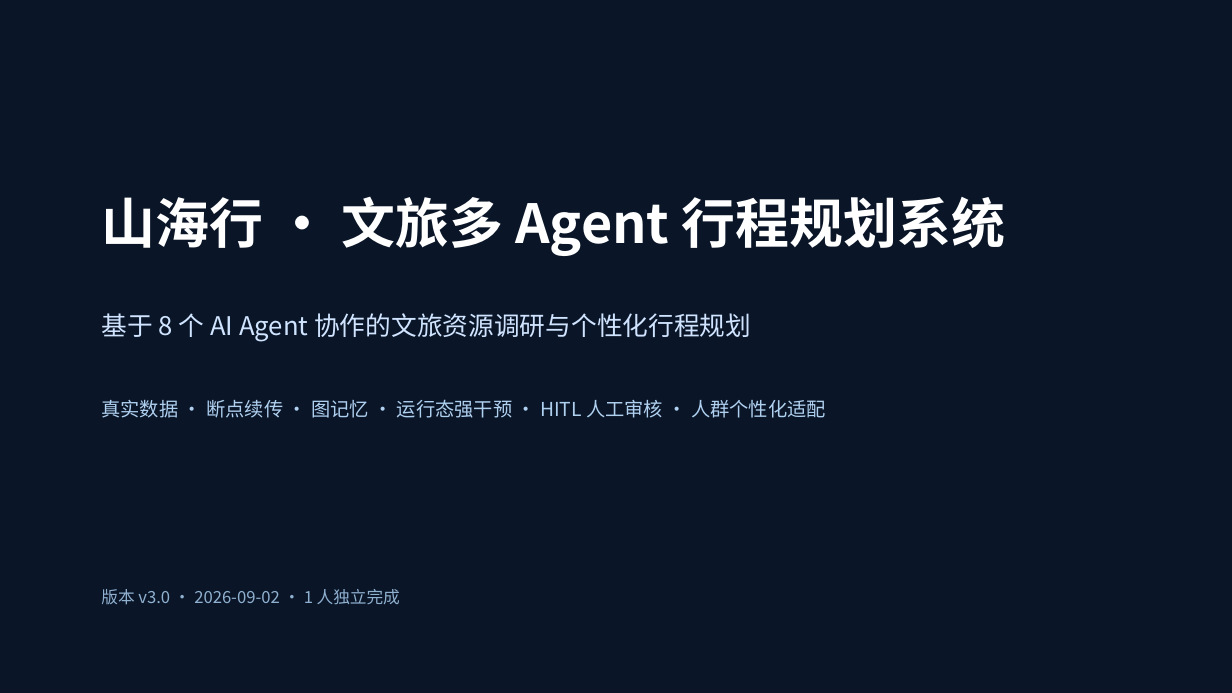
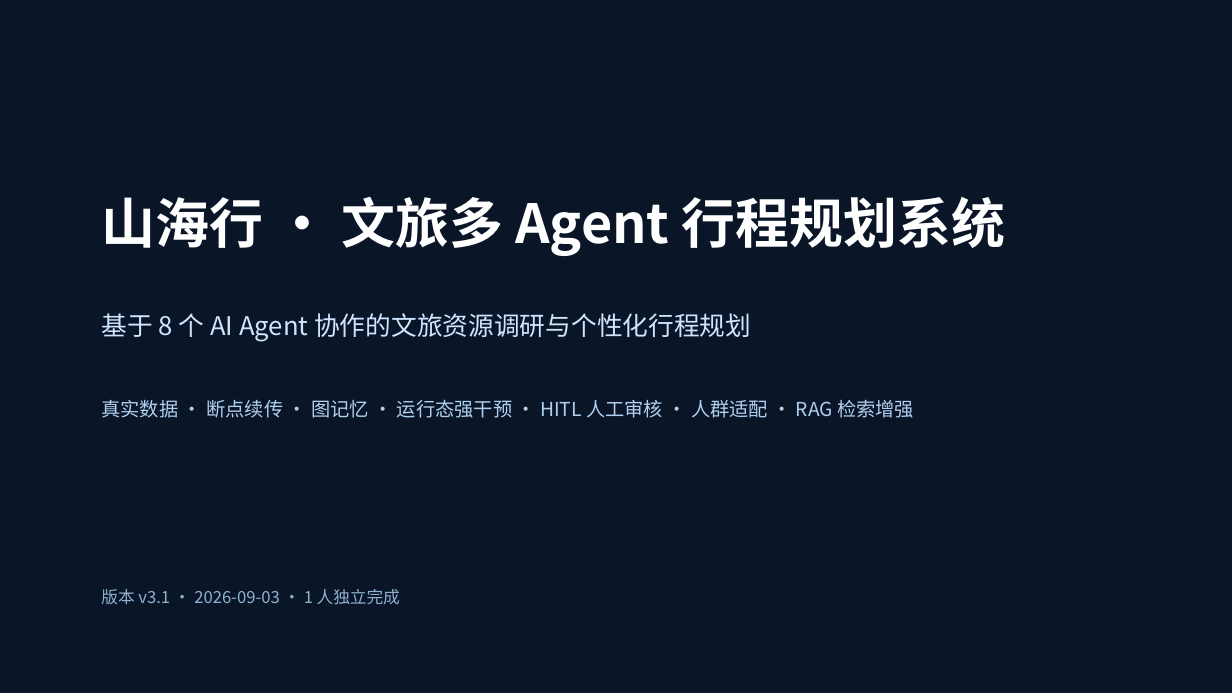
Before and after one commit to 1111776/wenlv, a slide deck: slide 1 of docs/项目讲解.pptx. Drawn at 1232x693 pixels with LibreOffice and Linux fonts; fonts in the diff are those of the drawing; background and template pictures are left out. Boxes give left, top, right and bottom in pixels: in the first picture for what was removed or moved away, otherwise in the second. Text is boxed around its words. In the diff, an @@ line names an element or a change of style, - is before the commit and + after.

Commit message:
docs: 项目讲解/架构图/PPT 全面更新至 v3.1，补充 RAG 与人群适配
- 项目讲解：新增 9 章(人群适配/RAG)、21 条需求、9 难点、11 张表、7 页面、7 场景
- 架构图详解：新增人群适配链路、RAG 检索链路两章，数据层加 pgvector、知识库
- PPT 19 页：新增 RAG 检索增强生成专页，痛点/架构/数据/流程/测试/决策/总结全部更新

```diff
--- a/docs/项目讲解.pptx
+++ b/docs/项目讲解.pptx
@@ text at (101,399,914,418): text changed @@
-真实数据 · 断点续传 · 图记忆 · 运行态强干预 · HITL 人工审核 · 人群个性化适配
+真实数据 · 断点续传 · 图记忆 · 运行态强干预 · HITL 人工审核 · 人群适配 · RAG 检索增强
@@ text at (101,589,400,605): text changed @@
-版本 v3.0 · 2026-09-02 · 1 人独立完成
+版本 v3.1 · 2026-09-03 · 1 人独立完成
```
Also in this commit, not shown: 17 other slides changed, 1 slide added, 3 other files.
